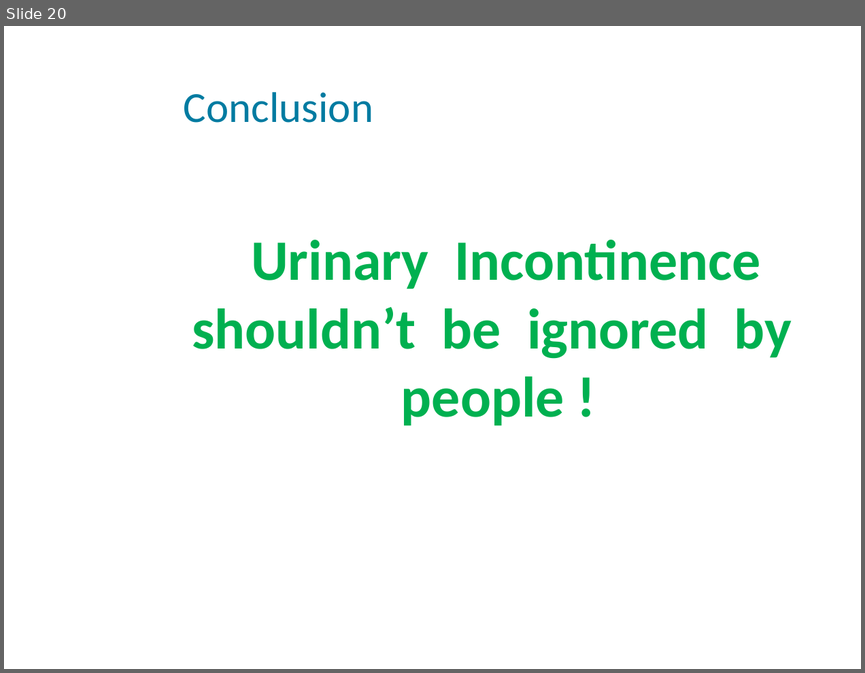
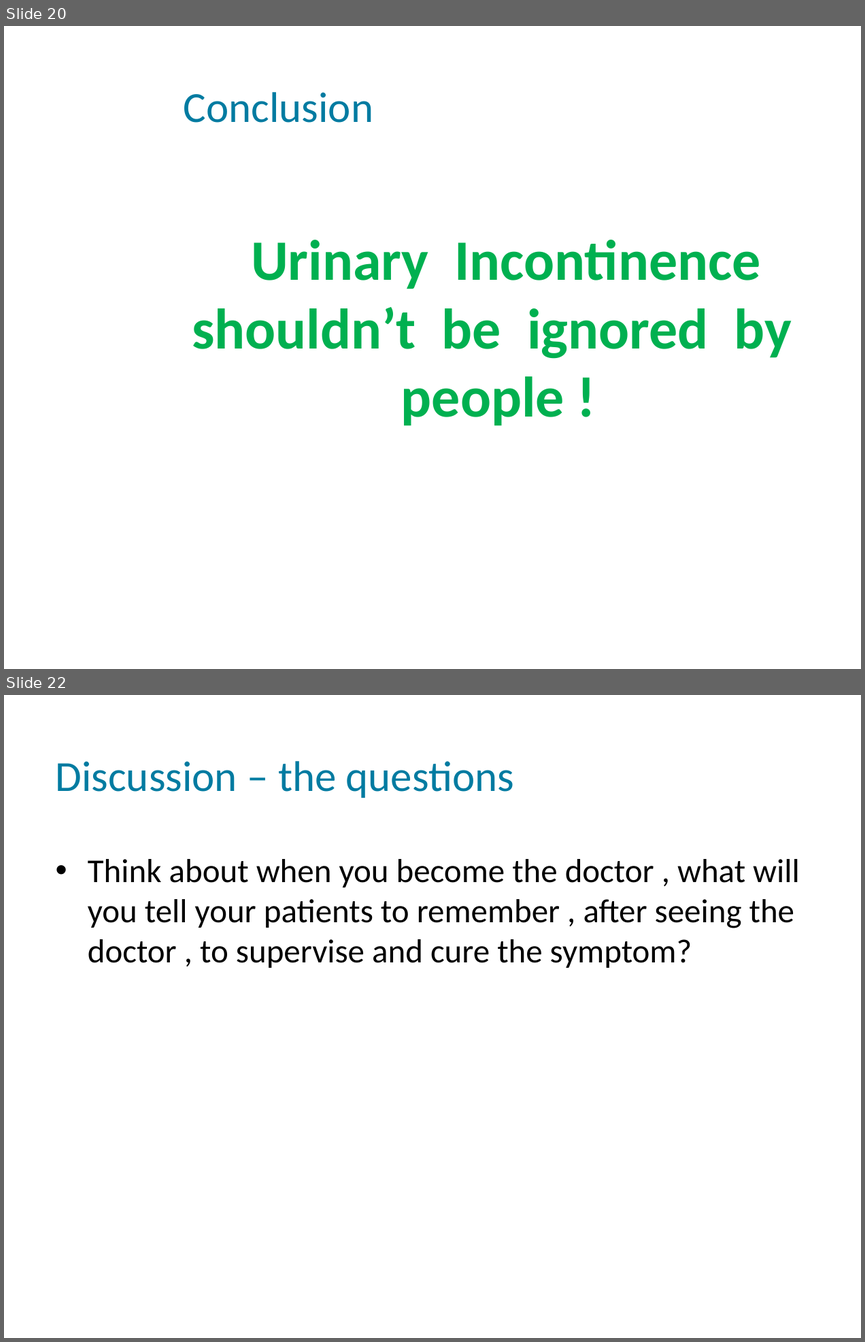
Before and after one commit to QuocVoong/R-Study-Lists, a slide deck: Medicine/5855_stethoscope_ppt/5855.pptx. Shown one above the other, each under a label of ours: slide 20 before the commit, slides 20 and 22 after it; the slides between them are not shown. The pictures are 865x673 and 865x1342 pixels, drawn with LibreOffice and Linux fonts; fonts in the diff are those of the drawing; background and template pictures are left out. Boxes give left, top, right and bottom in pixels: in the first picture for what was removed or moved away, otherwise in the second. Text is boxed around its words. In the diff, an @@ line names an element or a change of style, - is before the commit and + after.

```diff
--- a/Medicine/5855_stethoscope_ppt/5855.pptx
+++ b/Medicine/5855_stethoscope_ppt/5855.pptx
@@ slide 22 added at (4, 695, 861, 1338), background picture (left out) @@
@@ title added at (56, 761, 514, 798), 36 pt, text #017BA1 @@
+Discussion – the questions
@@ text added at (88, 859, 800, 968), 28 pt, text #000000 @@
+• Think about when you become the doctor , what will you tell your patients to remember , after seeing the doctor , to supervise and cure the symptom?
```
Also in this commit, not shown: 3 slides changed.
